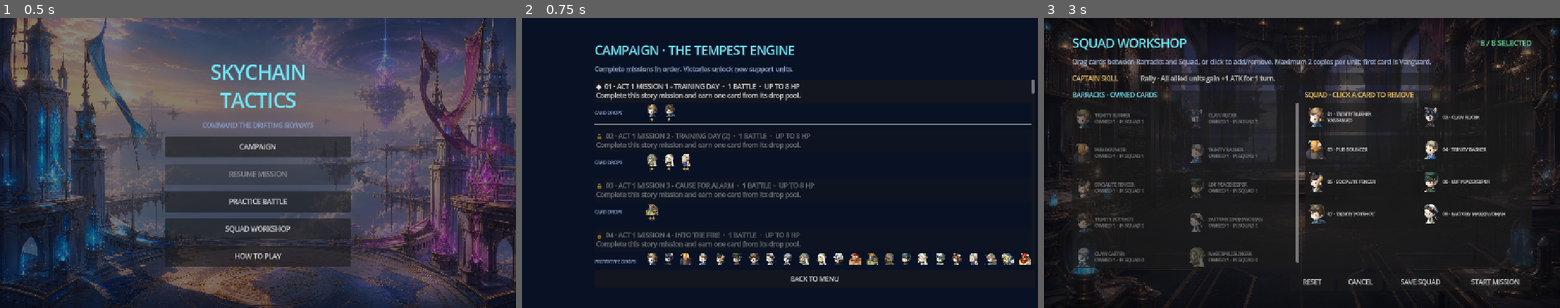
Above: before the commit, frames 1-3 (left to right).
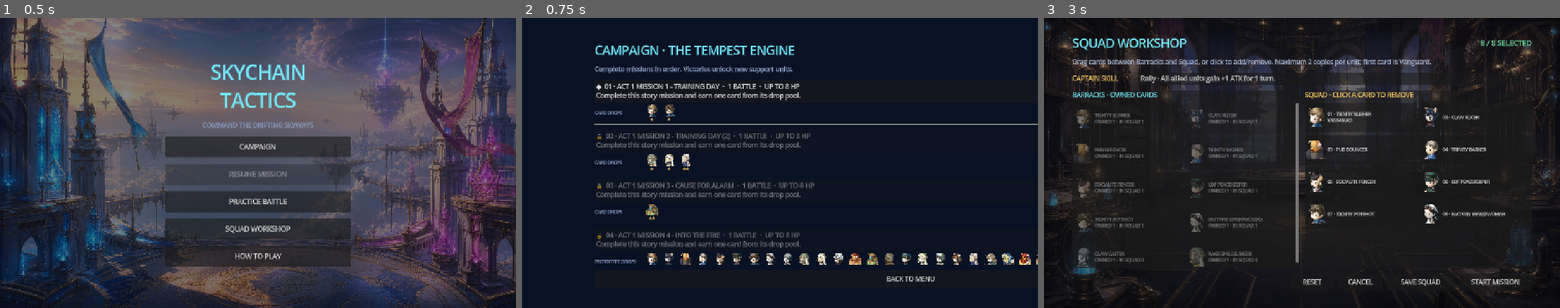
Above: after the commit, the same moments.

Repository: prldd/HeavenStrike
Game: Godot game, scene res://main.tscn
The game is run twice, just before and just after one commit, with the same random seed, the same clock (stepped at 60 frames per second) and the same inputs.
Inputs:
- Up to frame 1 (0.5 s): no input
- Up to frame 2 (0.75 s): click "CAMPAIGN" at 0.5 s
- Up to frame 3 (3 s): click "?" at 1.25 s; click "SQUAD" at 2 s; click "◆ 01 · ACT 1 MISSION 1 - TRAI…" at 2.75 s

Frame 1 is identical in both runs. In frame 2, 0.3% of the frame differs, in the area x 52-100%, y 21-91%; in frame 3, nothing differs.

Commit message:
Added 11 promoted units as standalone reward cards: Master Builder — Fortify Rage Bruiser — Empower Claw Ambusher — Pinning Strike LDF Sureshot — Bolt Order Scholar — Heaven’s Wrath Order Chaplain — Empower Order Missionary — Heaven’s Wrath Trinity Herald — Bolt Minerva the Lionheart — Fortify Farsight Naruku — Empower Macewielder Ragnr — Bolt Each includes its published stats, rarity, portrait, class behavior, promotion relationship, existing secondary-skill behavior, and story drop locations where applicable.

Diff:
--- a/scripts/board_view.gd
+++ b/scripts/board_view.gd
@@ -7,6 +7,7 @@
 const UNIT_SPRITES_3 := preload("res://assets/units/reference-units-013-018.png")
 const UNIT_SPRITES_4 := preload("res://assets/units/reference-units-019-024.png")
 const UNIT_SPRITES_5 := preload("res://assets/units/reference-units-025-030.png")
+const UNIT_SPRITES_6 := preload("res://assets/units/reference-units-031-036.png")
 const BOARD_BACKGROUND := preload("res://assets/board-sky-citadel.png")
 
 signal deployment_clicked(row: int)
@@ -259,11 +260,11 @@
 
 func _draw_unit_icon(unit: Dictionary, center: Vector2, size: float) -> void:
 	var icon_id: int = unit.get("icon", 0)
-	if icon_id < 1 or icon_id > 30:
+	if icon_id < 1 or icon_id > 36:
 		return
 	var sheets: Array[Texture2D] = [
 		UNIT_SPRITES_1, UNIT_SPRITES_2, UNIT_SPRITES_3, UNIT_SPRITES_4,
-		UNIT_SPRITES_5
+		UNIT_SPRITES_5, UNIT_SPRITES_6
 	]
 	var texture: Texture2D = sheets[int((icon_id - 1) / 6)]
 	var slot := (icon_id - 1) % 6
--- a/scripts/campaign_store.gd
+++ b/scripts/campaign_store.gd
@@ -9,7 +9,10 @@
 	"Apprentice Builder", "Rage Brute", "Claw Skirmisher",
 	"LDF Gunner", "Order Pupil", "Order Cleric",
 	"Order Apostle", "Trinity Messenger", "Minerva the Brave",
-	"Naruku the Lookout", "Whirling Ragnr"
+	"Naruku the Lookout", "Whirling Ragnr",
+	"Master Builder", "Rage Bruiser", "Claw Ambusher", "LDF Sureshot",
+	"Order Scholar", "Order Chaplain", "Order Missionary", "Trinity Herald",
+	"Minerva the Lionheart", "Farsight Naruku", "Macewielder Ragnr"
 ]
 
 static var MISSIONS: Array = StoryQuestCatalogScript.build_missions()
--- a/scripts/main.gd
+++ b/scripts/main.gd
@@ -16,6 +16,7 @@
 const UNIT_SPRITES_3 := preload("res://assets/units/reference-units-013-018.png")
 const UNIT_SPRITES_4 := preload("res://assets/units/reference-units-019-024.png")
 const UNIT_SPRITES_5 := preload("res://assets/units/reference-units-025-030.png")
+const UNIT_SPRITES_6 := preload("res://assets/units/reference-units-031-036.png")
 const MAIN_MENU_BACKGROUND := preload("res://assets/main-menu-sky-citadel.png")
 const SQUAD_WORKSHOP_BACKGROUND := preload("res://assets/squad-workshop-armory.png")
 
@@ -1206,14 +1207,14 @@
 	return _unit_icon_at_size(icon_id, 48)
 
 func _unit_icon_at_size(icon_id: int, size: int) -> Texture2D:
-	if icon_id < 1 or icon_id > 30:
+	if icon_id < 1 or icon_id > 36:
 		return null
 	var cache_key := "%d:%d" % [icon_id, size]
 	if unit_icon_cache.has(cache_key):
 		return unit_icon_cache[cache_key]
 	var sheets: Array[Texture2D] = [
 		UNIT_SPRITES_1, UNIT_SPRITES_2, UNIT_SPRITES_3, UNIT_SPRITES_4,
-		UNIT_SPRITES_5
+		UNIT_SPRITES_5, UNIT_SPRITES_6
 	]
 	var atlas: Texture2D = sheets[int((icon_id - 1) / 6)]
 	var source_image: Image = atlas.get_image()
--- a/scripts/story_quest_catalog.gd
+++ b/scripts/story_quest_catalog.gd
@@ -8,7 +8,10 @@
 	"Apprentice Builder", "Rage Brute", "Claw Skirmisher",
 	"LDF Gunner", "Order Pupil", "Order Cleric",
 	"Order Apostle", "Trinity Messenger", "Minerva the Brave",
-	"Naruku the Lookout", "Whirling Ragnr"
+	"Naruku the Lookout", "Whirling Ragnr",
+	"Master Builder", "Rage Bruiser", "Claw Ambusher", "LDF Sureshot",
+	"Order Scholar", "Order Chaplain", "Order Missionary", "Trinity Herald",
+	"Minerva the Lionheart", "Farsight Naruku", "Macewielder Ragnr"
 ]
 
 const ADDITIONAL_DROPS := {
@@ -20,7 +23,15 @@
 	"Order Cleric": [21, 22, 24, 53],
 	"Order Apostle": [28, 29, 41, 54, 57],
 	"Trinity Messenger": [2, 18, 25, 49, 51],
-	"Minerva the Brave": [25, 39, 40, 60, 62]
+	"Minerva the Brave": [25, 39, 40, 60, 62],
+	"Master Builder": [11, 12, 32, 37, 46],
+	"Claw Ambusher": [8, 16, 19, 42, 43, 46, 47, 48, 52],
+	"LDF Sureshot": [15, 17, 20, 35, 62],
+	"Order Scholar": [21, 22, 24, 41, 53],
+	"Order Chaplain": [21, 22, 24, 53],
+	"Order Missionary": [28, 29, 41, 54, 57],
+	"Trinity Herald": [18, 25, 49, 51],
+	"Minerva the Lionheart": [25, 39, 40, 60, 62]
 }
 
 const QUESTS := [
--- a/scripts/unit_catalog.gd
+++ b/scripts/unit_catalog.gd
@@ -33,7 +33,18 @@
 	{"name": "Trinity Messenger", "icon": 26, "stars": 2, "kind": "Channeler", "cost": 3, "atk": 4, "hp": 2, "move": 1, "range": 3, "text": "Blast — Adjacent enemies take half ATK damage.", "skill": {"name": "Bolt", "type": "Warcry", "text": "Deal 1 damage to the enemy unit with the highest HP."}},
 	{"name": "Minerva the Brave", "icon": 27, "stars": 3, "kind": "Lifebinder", "cost": 2, "atk": 3, "hp": 4, "move": 1, " …(203 unchanged characters)…
 	{"name": "Naruku the Lookout", "icon": 28, "stars": 4, "kind": "Channeler", "cost": 3, "atk": 3, "hp": 6, "move": 1, "range": 3, "text": "Blast — Adjacent enemies take half ATK damage.", "skill": {"name": "Empower", "type": "Warcry", "text": "Another allied unit gains +1 ATK for 2 turns."}},
-	{"name": "Whirling Ragnr", "icon": 29, "stars": 4, "kind": "Duelist", "cost": 2, "atk": 3, "hp": 5, "move": 2, "range": 1, "text": "Fury — Permanently gains +1 ATK after attacking.", "skill": {"name": "Bolt", "type": "Warcry", "text": "Deal 1 damage to the enemy unit with the highest HP."}}
+	{"name": "Whirling Ragnr", "icon": 29, "stars": 4, "kind": "Duelist", "cost": 2, "atk": 3, "hp": 5, "move": 2, "range": 1, "text": "Fury — Permanently gains +1 ATK after attacking.", "skill": {"name": "Bolt", "type": "Warcry", "text": "Deal 1 damage to the enemy unit with the highest HP."}},
+	{"name": "Master Builder", "icon": 14, "stars": 3, "kind": "Warden", "cost": 3, "atk": 3, "hp": 6, "move": 2, "range": 1, "text": "Taunting Strike — Target cannot change lanes for 2 turns.", "promotion_of": "Apprentice Builder", "skill": {"name": "Fortify", "type": "Warcry", "text": "Other allied unit with the lowest HP gains +3 HP for 2 turns."}},
+	{"name": "Rage Bruiser", "icon": 16, "stars": 3, "kind": "Duelist", "cost": 2, "atk": 3, "hp": 6, "move": 2, "range": 1, "text": "Fury — Permanently gains +1 ATK after attacking.", "promotion_of": "Rage Brute", "skill": {"name": "Empower", "type": "Warcry", "text": "Another allied unit gains +1 ATK for 2 turns."}},
+	{"name": "Claw Ambusher", "icon": 18, "stars": 3, "kind": "Strider", "cost": 3, "atk": 3, "hp": 4, "move": 3, "range": 1, "text": "Double Strike — Attacks twice each action.", "promotion_of": "Claw Skirmisher", "skill": {"name": "Pinning Strike", "type": "Strike", "text": "30% chance to Immobilise the attacked enemy for 1 turn."}},
+	{"name": "LDF Sureshot", "icon": 20, "stars": 3, "kind": "Artillerist", "cost": 2, "atk": 4, "hp": 4, "move": 1, "range": 3, "text": "Piercing Shot — Damages every enemy in range in its lane.", "promotion_of": "LDF Gunner", "skill": {"name": "Bolt", "type": "Warcry", "text": "Deal 1 damage to the enemy unit with the highest HP."}},
+	{"name": "Order Scholar", "icon": 22, "stars": 3, "kind": "Channeler", "cost": 2, "atk": 4, "hp": 4, "move": 1, "range": 3, "text": "Blast — Adjacent enemies take half ATK damage.", "promotion_of": "Order Pupil", "skill": {"name": "Heaven's Wrath", "type": "Warcry", "text": "Deal 1 damage split between random enemy units."}},
+	{"name": "Order Chaplain", "icon": 24, "stars": 3, "kind": "Lifebinder", "cost": 3, "atk": 3, "hp": 5, "move": 1, "range": 2, "text": "Heal — Before moving, gives 2 HP to the lowest-health ally.", "promotion_of": "Order Cleric", "skill": {"name": "Empower", "type": "Warcry", "text": "Another allied unit gains +1 ATK for 2 turns."}},
+	{"name": "Order Missionary", "icon": 31, "stars": 3, "kind": "Strider", "cost": 2, "atk": 2, "hp": 5, "move": 3, "range": 1, "text": "Double Strike — Attacks twice each action.", "promotion_of": "Order Apostle", "skill": {"name": "Heaven's Wrath", "type": "Warcry", "text": "Deal 1 damage split between random enemy units."}},
+	{"name": "Trinity Herald", "icon": 32, "stars": 3, "kind": "Channeler", "cost": 3, "atk": 5, "hp": 4, "move": 1, "range": 3, "text": "Blast — Adjacent enemies take half ATK damage.", "promotion_of": "Trinity Messenger", "skill": {"name": "Bolt", "type": "Warcry", "text": "Deal 1 damage to the enemy unit with the highest HP."}},
+	{"name": "Minerva the Lionheart", "icon": 33, "stars": 4, "kind": "Lifebinder", "cost": 2, "atk": 4, "hp": 5, "move": 1, "range": 2, "text": "Heal — Before moving, gives 2 HP to the lowest-health ally.", "promotion_of": "Minerva the Brave", "skill": {"name": "Fortify", "type": "Warcry", "text": "Other allied unit with the lowest HP gains +3 HP for 2 turns."}},
+	{"name": "Farsight Naruku", "icon": 34, "stars": 5, "kind": "Channeler", "cost": 3, "atk": 4, "hp": 6, "move": 1, "range": 3, "text": "Blast — Adjacent enemies take half ATK damage.", "promotion_of": "Naruku the Lookout", "skill": {"name": "Empower", "type": "Warcry", "text": "Another allied unit gains +1 ATK for 2 turns."}},
+	{"name": "Macewielder Ragnr", "icon": 35, "stars": 5, "kind": "Duelist", "cost": 2, "atk": 3, "hp": 6, "move": 2, "range": 1, "text": "Fury — Permanently gains +1 ATK after attacking.", "promotion_of": "Whirling Ragnr", "skill": {"name": "Bolt", "type": "Warcry", "text": "Deal 1 damage to the enemy unit with the highest HP."}}
 ]
 
 static func all_units() -> Array:
--- a/tests/smoke_test.gd
+++ b/tests/smoke_test.gd
@@ -10,27 +10,28 @@
 
 func _init() -> void:
 	var roster: Array = UnitCatalogScript.all_units()
-	assert(roster.size() == 23, "The playable roster must contain 23 units.")
+	assert(roster.size() == 34, "The playable roster must contain 34 units.")
 	assert(UnitCatalogScript.by_name("Trinity Rusher").kind == "Strider")
 	assert(UnitCatalogScript.display_class("Strider") == "Scout")
 	assert(UnitCatalogScript.display_class("Lifebinder") == "Priest")
 	assert(UnitCatalogScript.by_name("Missing").is_empty())
 	assert(roster.map(func(unit): return unit.icon).all(
-		func(icon_id): return icon_id >= 1 and icon_id <= 30
+		func(icon_id): return icon_id >= 1 and icon_id <= 36
 	))
 	assert(roster.filter(func(unit): return unit.stars == 1).size() == 12)
 	assert(roster.filter(func(unit): return unit.stars == 2).size() == 8)
-	assert(roster.filter(func(unit): return unit.stars == 3).size() == 1)
-	assert(roster.filter(func(unit): return unit.stars == 4).size() == 2)
+	assert(roster.filter(func(unit): return unit.stars == 3).size() == 9)
+	assert(roster.filter(func(unit): return unit.stars == 4).size() == 3)
+	assert(roster.filter(func(unit): return unit.stars == 5).size() == 2)
 	var icon_ids: Array = roster.map(func(unit): return unit.icon)
 	icon_ids.sort()
-	assert(icon_ids == [1, 2, 3, 4, 5, 6, 7, 8, 9, 10, 11, 12, 13, 15, 17, 19, 21, 23, 25, 26, 27, 28, 29])
-	assert(roster.filter(func(unit): return unit.kind == "Strider").size() == 4)
-	assert(roster.filter(func(unit): return unit.kind == "Duelist").size() == 4)
-	assert(roster.filter(func(unit): return unit.kind == "Warden").size() == 3)
-	assert(roster.filter(func(unit): return unit.kind == "Artillerist").size() == 3)
-	assert(roster.filter(func(unit): return unit.kind == "Channeler").size() == 5)
-	assert(roster.filter(func(unit): return unit.kind == "Lifebinder").size() == 4)
+	assert(icon_ids == range(1, 30) + range(31, 36))
+	assert(roster.filter(func(unit): return unit.kind == "Strider").size() == 6)
+	assert(roster.filter(func(unit): return unit.kind == "Duelist").size() == 6)
+	assert(roster.filter(func(unit): return unit.kind == "Warden").size() == 4)
+	assert(roster.filter(func(unit): return unit.kind == "Artillerist").size() == 4)
+	assert(roster.filter(func(unit): return unit.kind == "Channeler").size() == 8)
+	assert(roster.filter(func(unit): return unit.kind == "Lifebinder").size() == 6)
 	assert(UnitCatalogScript.by_name("Apprentice Builder").stars == 2)
 	assert(UnitCatalogScript.by_name("Rage Brute").cost == 2)
 	assert(UnitCatalogScript.by_name("LDF Gunner").range == 3)
@@ -41,6 +42,12 @@
 	assert(UnitCatalogScript.by_name("Minerva the Brave").skill.name == "Fortify")
 	assert(UnitCatalogScript.by_name("Naruku the Lookout").skill.name == "Empower")
 	assert(UnitCatalogScript.by_name("Whirling Ragnr").skill.name == "Bolt")
+	assert(UnitCatalogScript.by_name("Master Builder").promotion_of == "Apprentice Builder")
+	assert(UnitCatalogScript.by_name("Claw Ambusher").skill.name == "Pinning Strike")
+	assert(UnitCatalogScript.by_name("Order Missionary").skill.name == "Heaven's Wrath")
+	assert(UnitCatalogScript.by_name("Farsight Naruku").skill.name == "Empower")
+	assert(UnitCatalogScript.by_name("Macewielder Ragnr").stars == 5)
+	assert(roster.filter(func(unit): return unit.has("promotion_of")).size() == 11)
 	assert(UnitSkillsScript.timing_tooltip("Warcry") == "Activates when this unit enters the battlefield.")
 
 	var default_squad: Array = SquadStoreScript.default_squad(roster)
@@ -102,13 +109,13 @@
 	assert(CampaignStoreScript.roll_reward(0, roster, 0.999) == "Trinity Potshot")
 	assert(CampaignStoreScript.reward_summary(2) == "Random: Rage Brute")
 	assert(CampaignStoreScript.reward_summary(3).begins_with("Prototype pool:"))
-	assert(CampaignStoreScript.reward_summary(7) == "Random: Claw Caster, Claw Slicer, Rage Brute, Claw Skirmisher")
+	assert(CampaignStoreScript.reward_summary(7) == "Random: Claw Caster, Claw Slicer, Rage Brute, Claw Skirmisher, Claw Ambusher")
 	var training_rewards: Array = CampaignStoreScript.reward_options(0, roster)
 	assert(training_rewards.size() == 2)
 	assert(is_equal_approx(training_rewards[0].chance, 0.5))
 	assert(is_equal_approx(training_rewards[1].chance, 0.5))
 	var fallback_rewards: Array = CampaignStoreScript.reward_options(3, roster)
-	assert(fallback_rewards.size() == 23)
+	assert(fallback_rewards.size() == 34)
 	var fallback_total := 0.0
 	for option in fallback_rewards:
 		fallback_total += option.chance
Binary file added: assets/units/reference-units-031-036.png
Not shown, added: assets/units/reference-units-031-036.png.import
Not shown, changed: PROJECT.md
Not shown, changed: README.md
